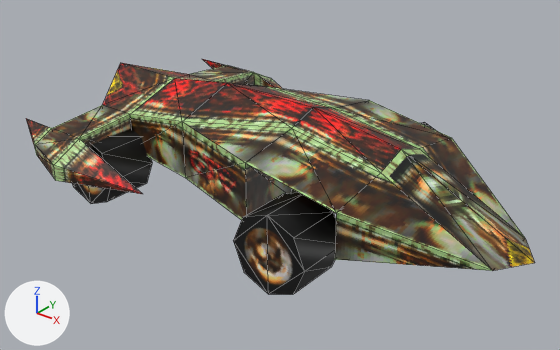
A saved change to the glTF model Models/Cars/Arc.glb.
Both versions are drawn from a camera (50 mm lens) standing at (6.11, -7.09, 4.87) and looking at (0.58, -0.19, 0.59). Every picture has the same lights, and +X, +Y and +Z are marked at lower left. The first picture is the older version. Mesh edges are drawn as thin lines. Vertices at exactly the same position are counted once.

Objects in the first picture: 'ChassisSR0', 'WheelFR', 'WheelRR'.
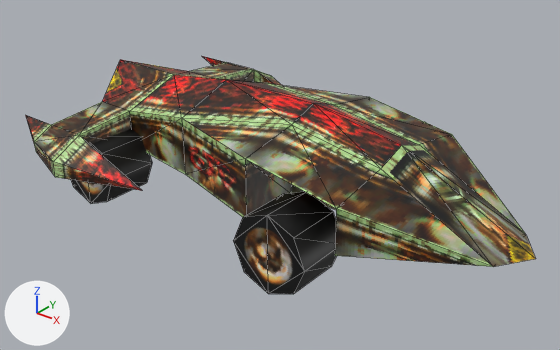
Location of each change, [x1, y1, x2, y2] in pixels of the pictures (560 x 350 px):
```json
{"object": "ChassisSR0", "change": "moved", "before": [26, 59, 535, 271], "after": [26, 56, 535, 267]}
{"object": "WheelFR", "change": "moved", "before": [234, 192, 336, 294], "after": [233, 191, 337, 294]}
{"object": "WheelRR", "change": "reshaped", "before": [72, 129, 152, 204], "after": [71, 128, 152, 203]}
{"part": 1, "of": "me_wheelrr", "change": "surface changed", "before": [92, 129, 152, 201], "after": [92, 129, 152, 201]}
```

Edits to the scene script, one JSON object a line:
```json
{"block": "me_wheelrr", "where": "# used by ob_wheelrr; location = (-1.59, -1.157, 0.49)"}
{"op": "remove", "block": "me_wheelrr", "code": "me_wheelrr.from_pydata(...)  # 17 vertices, 28 faces; spans x -0.49..0.49, y -0.35..0.35, z -0.49..0.49"}
{"op": "add", "block": "me_wheelrr", "code": "me_wheelrr.from_pydata(...)  # 16 vertices, 28 faces; spans x -0.49..0.49, y -0.35..0.35, z -0.49..0.49"}
{"block": "me_wheelrr", "change": "me_wheelrr part 1: 16 kept faces spanning x -0.49..0.49, y -0.35..0.35, z -0.49..0.49 get new texture (UV) coordinates"}
{"block": "me_wheelrr", "change": "edits to the shape of me_wheelrr do not show in these pictures"}
{"op": "set", "path": "ob_chassissr0.location", "old": "(0.657, 0.0, 1.008)", "new": "(0.657, 0.0, 1.055)"}
{"op": "set", "path": "ob_wheelfr.location", "old": "(1.59, -1.301, 0.49)", "new": "(1.59, -1.301, 0.494)"}
```
